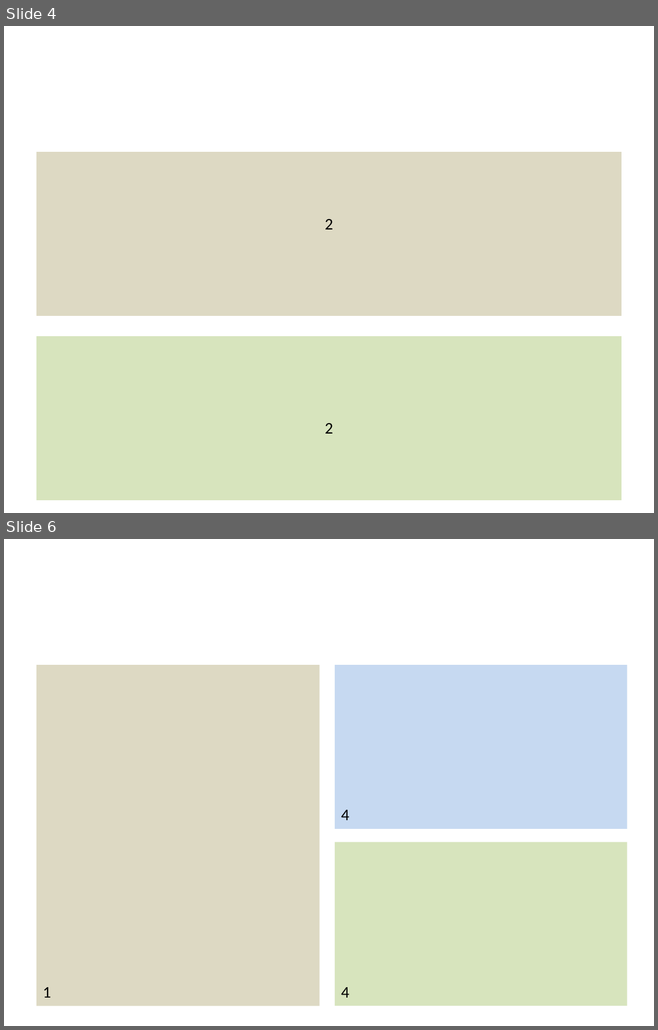
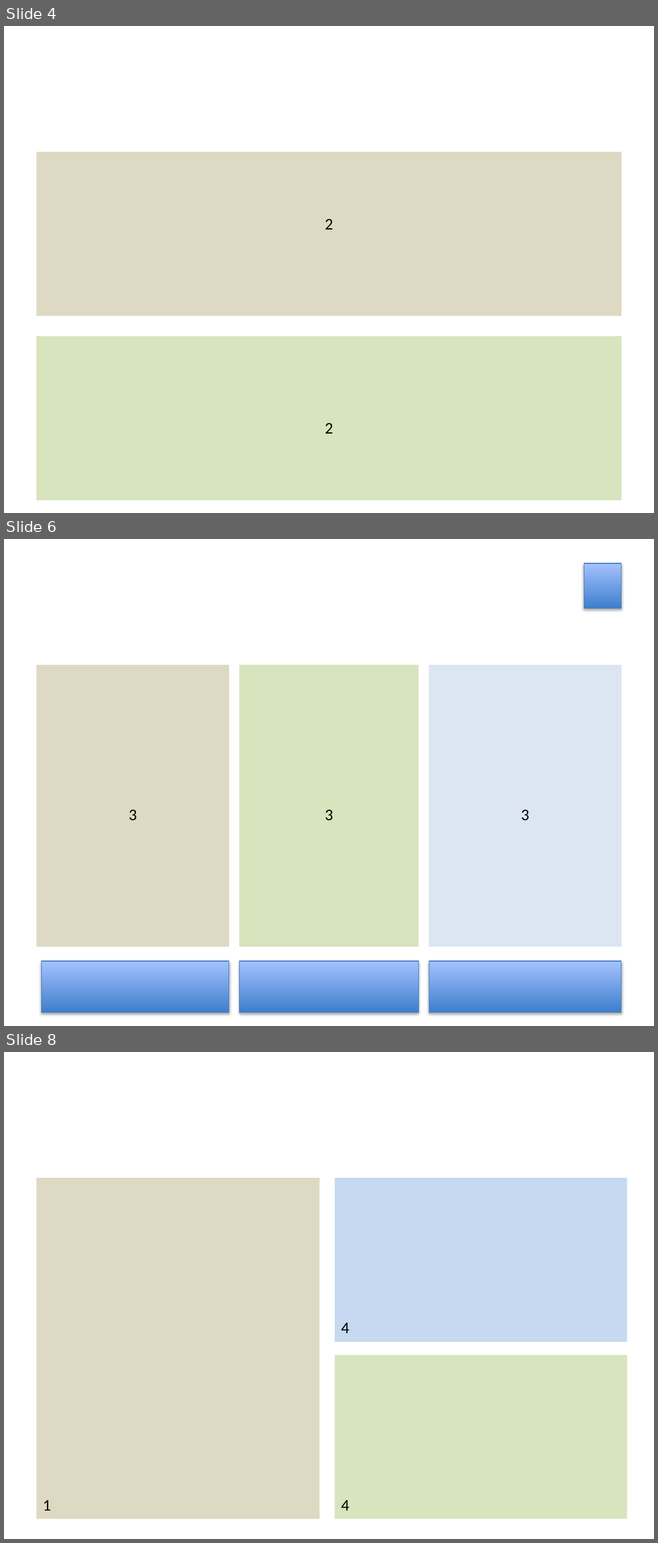
Before and after one commit to NerdyVisky/pptGEN, a slide deck: code/assets/layouts/layouts.pptx. Shown one above the other, each under a label of ours: slides 4 and 6 before the commit, slides 4, 6 and 8 after it; the slides between them are not shown. The pictures are 658x1030 and 658x1543 pixels, drawn with LibreOffice and Linux fonts; fonts in the diff are those of the drawing. Boxes give left, top, right and bottom in pixels: in the first picture for what was removed or moved away, otherwise in the second. Text is boxed around its words. In the diff, an @@ line names an element or a change of style, - is before the commit and + after.

```diff
--- a/code/assets/layouts/layouts.pptx
+++ b/code/assets/layouts/layouts.pptx
@@ slide 6 added at (4,539,654,1026), background #FFFFFF @@
@@ rectangle added at (583,563,621,608), fill gradient #3F80CE to #A4C4FF, outline #4B7EBC 0.75 pt @@
@@ rectangle added at (36,665,229,947), fill #DDD9C3, 18 pt, text #000000 @@
+3
@@ rectangle added at (239,665,419,947), fill #D7E4BD, 18 pt, text #000000 @@
+3
@@ rectangle added at (429,665,621,947), fill #DCE6F2, 18 pt, text #000000 @@
+3
@@ rectangle added at (41,961,229,1012), fill gradient #3F80CE to #A4C4FF, outline #4B7EBC 0.75 pt @@
@@ rectangle added at (239,961,419,1012), fill gradient #3F80CE to #A4C4FF, outline #4B7EBC 0.75 pt @@
@@ rectangle added at (429,961,621,1012), fill gradient #3F80CE to #A4C4FF, outline #4B7EBC 0.75 pt @@
@@ what was slide 6 is now slide 8 @@
```
Also in this commit, not shown: 2 slides changed, 1 other slide added, 14 other files.
